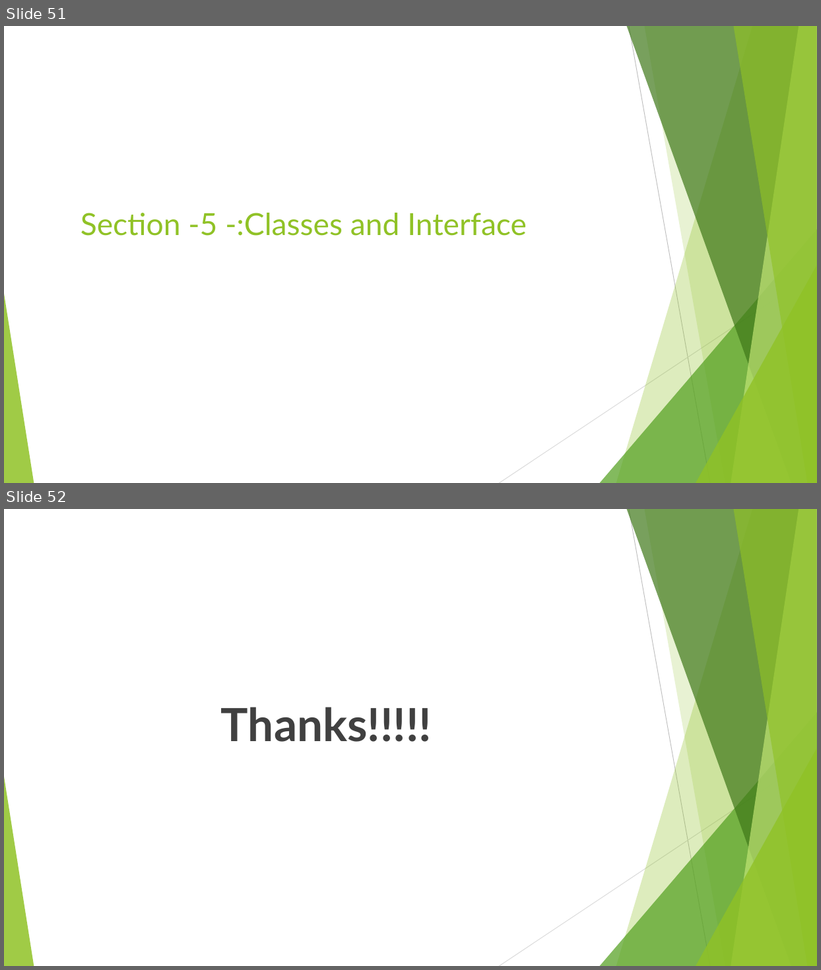
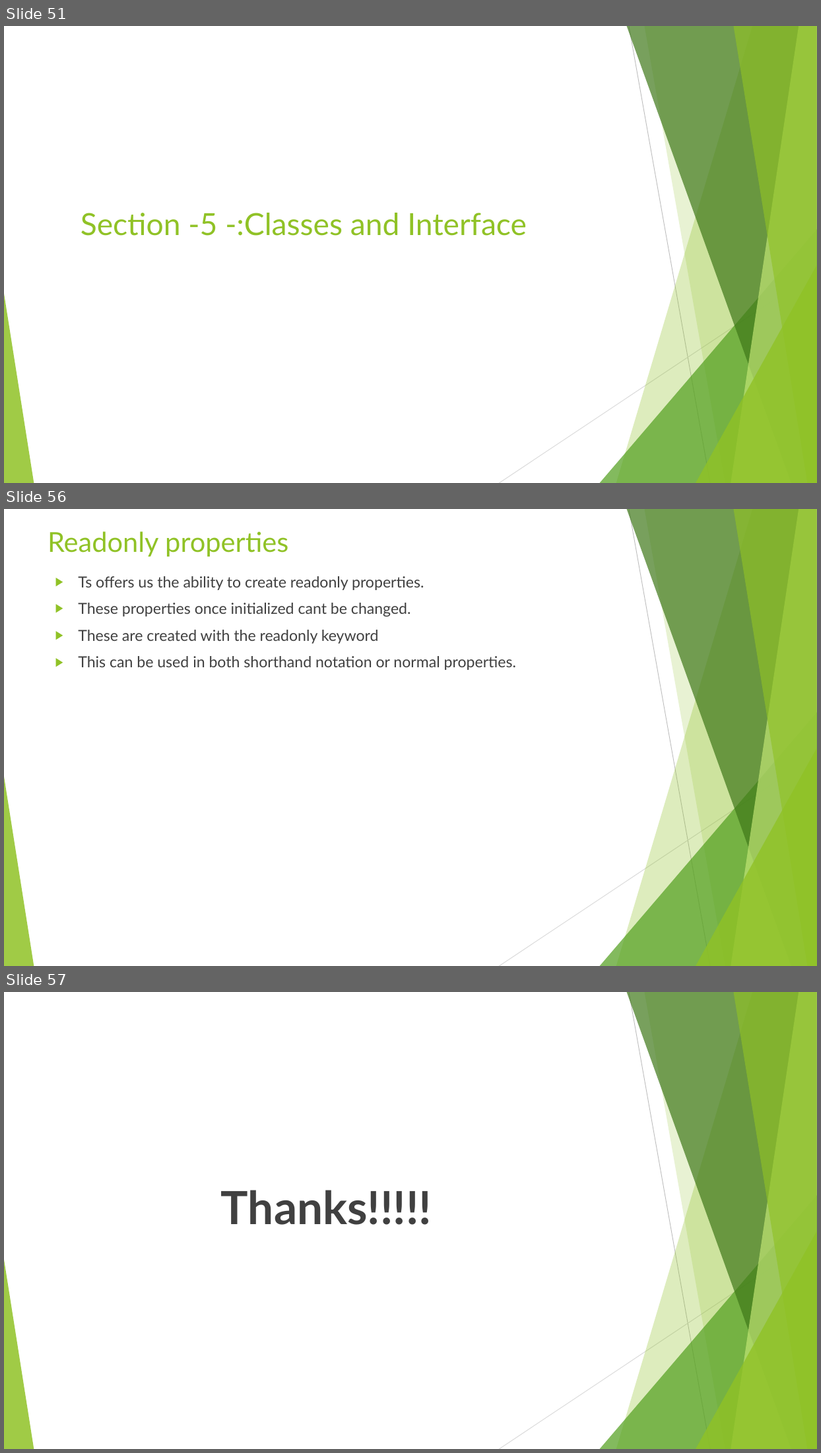
Before and after one commit to rudhrainfogain/TypeScript, a slide deck: PPT/TypeScriptv5.pptx. Shown one above the other, each under a label of ours: slides 51 and 52 before the commit, slides 51, 56 and 57 after it; the slides between them are not shown. The pictures are 821x970 and 821x1453 pixels, drawn with LibreOffice and Linux fonts; fonts in the diff are those of the drawing. Boxes give left, top, right and bottom in pixels: in the first picture for what was removed or moved away, otherwise in the second. Text is boxed around its words. In the diff, an @@ line names an element or a change of style, - is before the commit and + after.

```diff
--- a/PPT/TypeScriptv5.pptx
+++ b/PPT/TypeScriptv5.pptx
@@ slide 56 added at <box>4,509,817,966</box>, background #FFFFFF; not listed: 10 template elements that a slide beside it also shows @@
@@ title added at <box>48,531,288,557</box>, 32.4 pt, text #90C226 @@
+Readonly properties
@@ text added at <box>78,576,516,670</box>, 18 pt, text #404040 @@
+▶ Ts offers us the ability to create readonly properties.
+▶ These properties once initialized cant be changed.
+▶ These are created with the readonly keyword
+▶ This can be used in both shorthand notation or normal properties.
@@ what was slide 52 is now slide 57 @@
```
Also in this commit, not shown: 4 other slides added, 2 other files.
